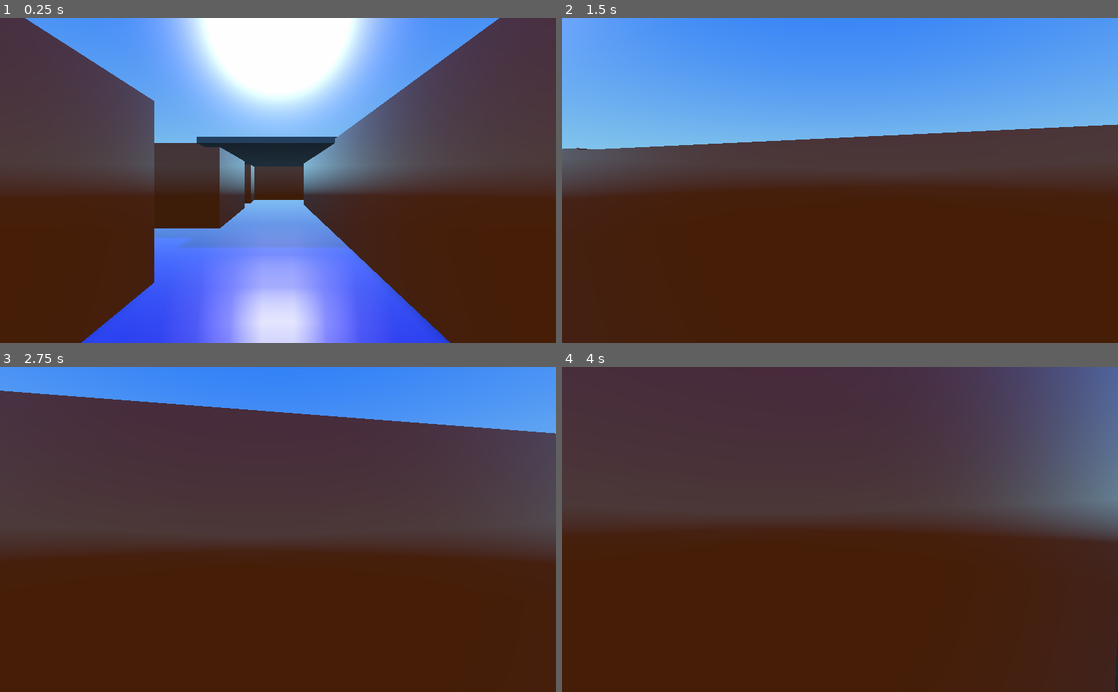
Above: before the commit, frames 1-4 (two rows, left to right).
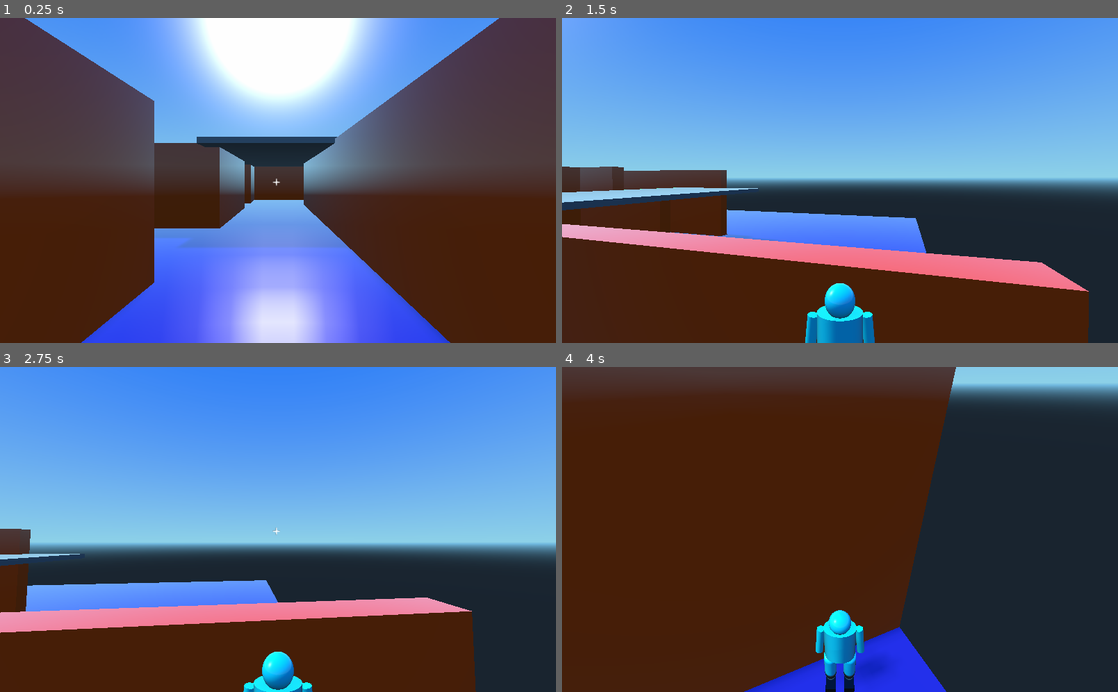
Above: after the commit, the same moments.

Repository: mrazeja7/gameProto
Game: Godot game, scene res://game.tscn
Same seed, same stepped clock (60 frames per second), same inputs: the game is played once before the commit and once after it.
Inputs (mouse positions are in pixels of both pictures, inside the frame that each line leads up to):
- Up to frame 1 (0.25 s): no input
- Up to frame 2 (1.5 s): tap Enter at 0.5 s; move the mouse to (867, 180) at 0.52 s; hold N 0.53-1.28 s; hold Up (ui_up) from 0.53 s (still down); tap Space at 0.77 s; tap F at 0.8, 1.35 s; move the mouse to (812, 180) at 1.27 s
- Up to frame 3 (2.75 s): keep holding Up (ui_up); tap Space at 1.52, 2 s; tap N at 1.55 s; move the mouse to (289, 523) at 2.02 s; hold N from 2.03 s (still down); tap F at 2.3 s
- Up to frame 4 (4 s): keep holding Up (ui_up); move the mouse to (834, 536) at 2.77 s; release N at 2.78 s; tap F at 2.85, 3.8 s; tap Space at 3.02, 3.77 s; tap N at 3.05 s; move the mouse to (878, 532) at 3.52 s; hold N from 3.53 s (still down)

The runs differ from the first frame. In frame 1, less than 0.1% of the frame differs, in the area x 49-51%, y 49-52%; in frame 2, 38%; in frame 3, 67%, in the area x 0-100%, y 7-100%; in frame 4, 67%.

Commit message:
add more functionality

Diff:
--- a/game.tscn
+++ b/game.tscn
@@ -21,6 +21,8 @@
 [node name="floor" parent="." index="0" instance=ExtResource( 1 )]
 
 [node name="walls" type="Spatial" parent="." index="1"]
+
+editor/display_folded = true
 
 [node name="wall" parent="walls" index="0" instance=ExtResource( 2 )]
 
@@ -205,8 +207,6 @@
 
 [node name="ramp" type="Spatial" parent="." index="10"]
 
-editor/display_folded = true
-
 [node name="ramp4" parent="ramp" index="0" instance=ExtResource( 5 )]
 
 transform = Transform( -4.37114e-08, 0, -1, 0, 1, 0, 0.7, 0, -3.0598e-08, -0.5, 0, 12.25 )
@@ -221,7 +221,6 @@
 
 [node name="player" parent="." index="11" instance=ExtResource( 6 )]
 
-editor/display_folded = true
 transform = Transform( -4.37114e-08, 0, 1, 0, 1, 0, -1, 0, -4.37114e-08, 17.75, 1.5, 2 )
 script = ExtResource( 7 )
 _sections_unfolded = [ "Transform" ]
@@ -250,6 +249,39 @@
 exclude_parent = true
 cast_to = Vector3( 0, -1, 0 )
 collision_mask = 1
+
+[node name="crosshair" type="CanvasLayer" parent="player" index="9"]
+
+layer = 1
+offset = Vector2( 0, 0 )
+rotation = 0.0
+scale = Vector2( 1, 1 )
+transform = Transform2D( 1, 0, 0, 1, 0, 0 )
+_sections_unfolded = [ "Pause" ]
+
+[node name="Label" type="Label" parent="player/crosshair" index="0"]
+
+anchor_left = 1.0
+anchor_top = 1.0
+anchor_right = 1.0
+anchor_bottom = 1.0
+margin_left = -554.0
+margin_top = -310.0
+margin_right = -514.0
+margin_bottom = -296.0
+rect_scale = Vector2( 2, 2 )
+rect_pivot_offset = Vector2( 0, 0 )
+mouse_filter = 2
+mouse_default_cursor_shape = 0
+size_flags_horizontal = 1
+size_flags_vertical = 4
+text = "+"
+align = 1
+valign = 1
+percent_visible = 1.0
+lines_skipped = 0
+max_lines_visible = -1
+_sections_unfolded = [ "Anchor", "Focus", "Grow Direction", "Hint", "Margin", "Material", "Mouse", "Rect", "Size Flags", "Theme", "Visibility", "custom_colors", "custom_fonts", "custom_styles" ]
 
 [node name="ramp2" parent="." index="12" instance=ExtResource( 5 )]
 
--- a/scripts/player.gd
+++ b/scripts/player.gd
@@ -11,8 +11,8 @@
 var view_sensitivity = 0.3
 var yaw = 0
 var pitch = 0
-const max_accel = 0.02
-const air_accel = 0.1
+
+var third_person = false
 
 func _ready():
 	set_process_input(true)
@@ -63,9 +63,28 @@
 	if is_on_floor() and Input.is_key_pressed(KEY_SPACE):
 		velocity.y = 10
 
+func rotate_camera():
+	if not third_person:
+		third_person = true
+		get_node("yaw/Camera").translate(Vector3(0,0.75,1.5))
+		get_node("yaw/Camera").rotate_x(deg2rad(-30))
+	else:
+		third_person = false
+		get_node("yaw/Camera").rotate_x(deg2rad(30))
+		get_node("yaw/Camera").translate(Vector3(0,-0.75,-1.5))
+	pass
+
 func _input(ie):
 	if ie is InputEventKey and Input.is_action_just_pressed("ui_cancel"):
 		get_tree().quit()
+		pass
+	if Input.is_key_pressed(KEY_N):
+		rotate_camera()
+		pass
+
+	if ie is InputEventKey and Input.is_key_pressed(KEY_F):
+		OS.window_fullscreen = not OS.window_fullscreen
+		get_node("crosshair/Label").visible = not get_node("crosshair/Label").visible
 		pass
 
 	#mouse movement
Not shown: 12 places in assets/player.tscn that only renumber resources
